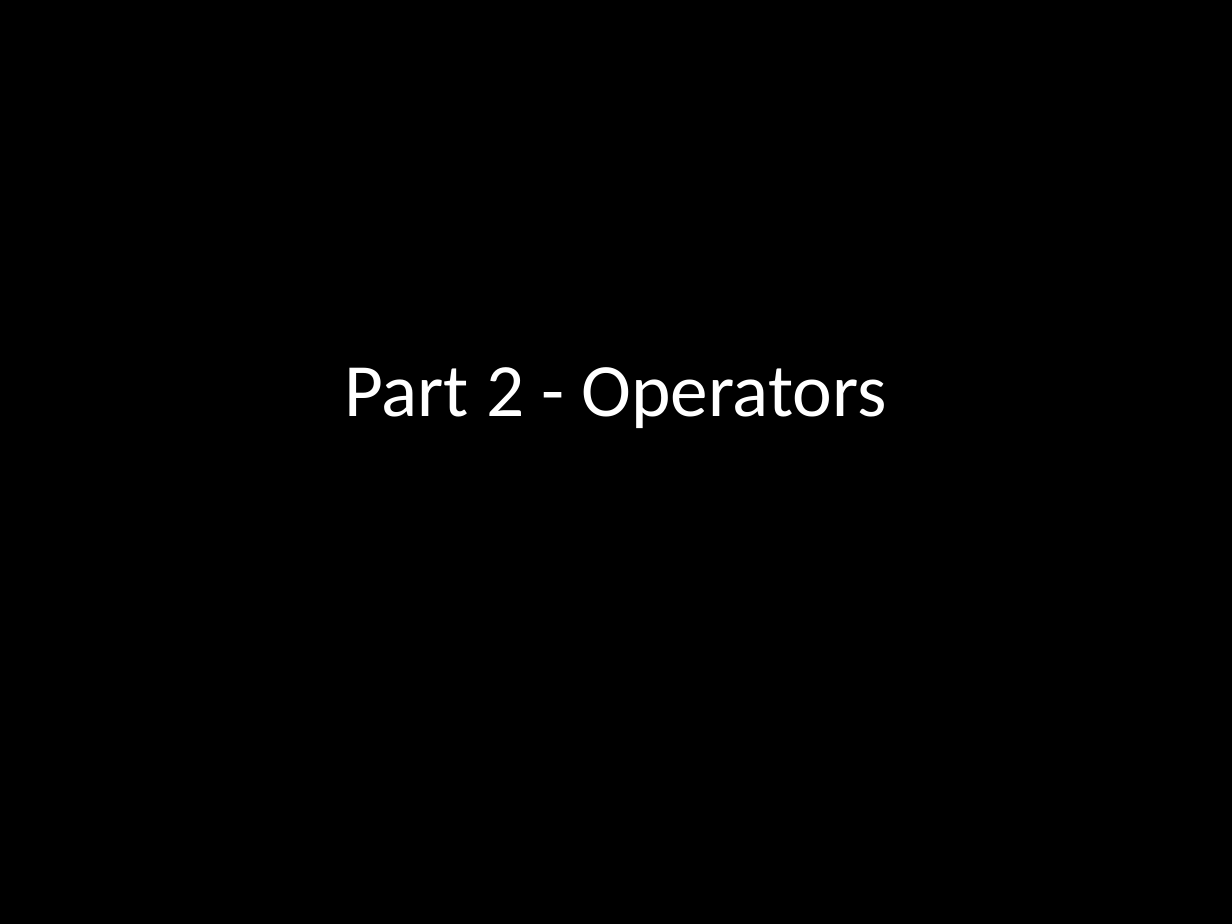
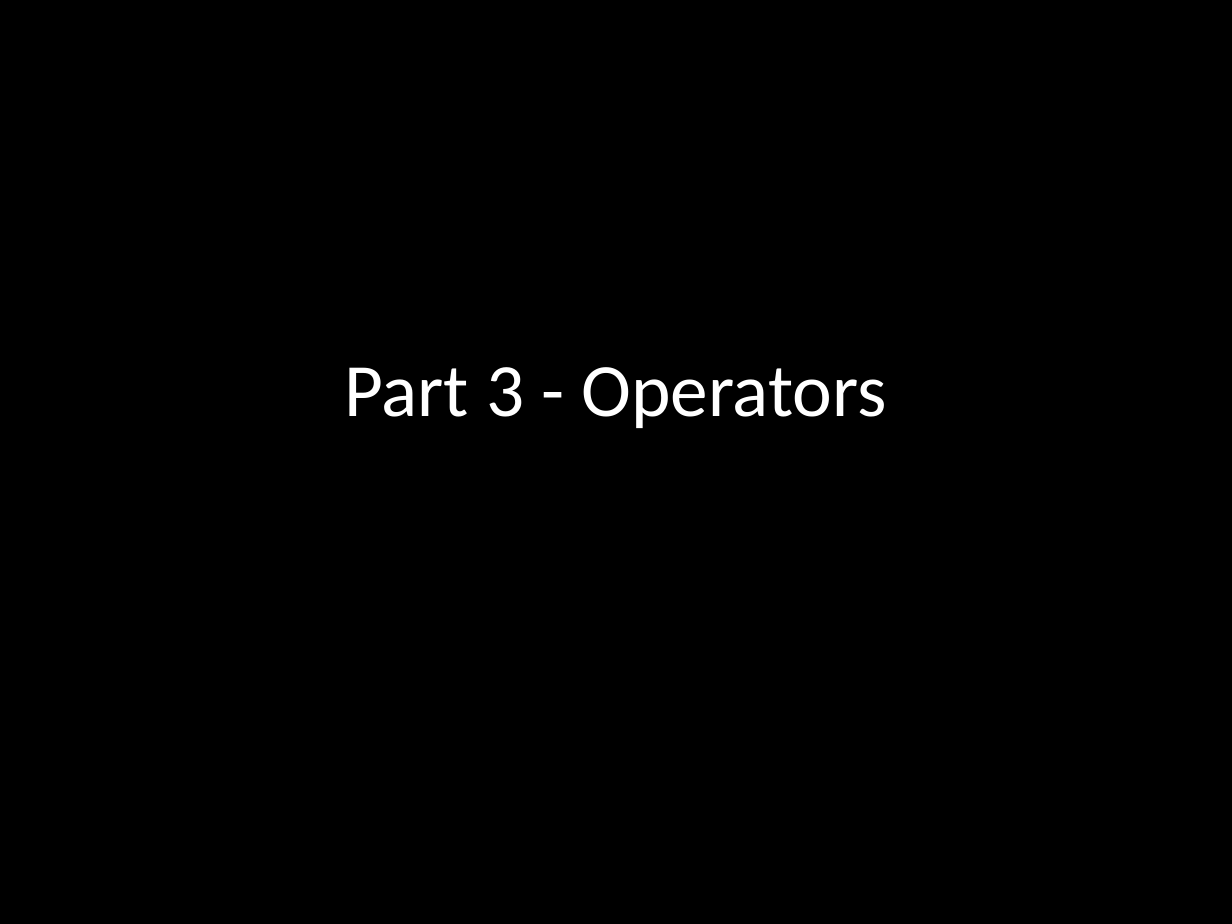
Before and after one commit to benlesh/rxjs-workshop-angular, a slide deck: slide 64 of rxjs-workshop.pptx (slide 48 before the commit). Drawn at 1232x924 pixels with LibreOffice and Linux fonts; fonts in the diff are those of the drawing. Boxes give left, top, right and bottom in pixels: in the first picture for what was removed or moved away, otherwise in the second. Text is boxed around its words. In the diff, an @@ line names an element or a change of style, - is before the commit and + after.

```diff
--- a/rxjs-workshop.pptx
+++ b/rxjs-workshop.pptx
@@ title at (344,367,887,428): text changed @@
-Part 2 - Operators
+Part 3 - Operators
```
Also in this commit, not shown: 1 other slide changed, 16 slides added.
